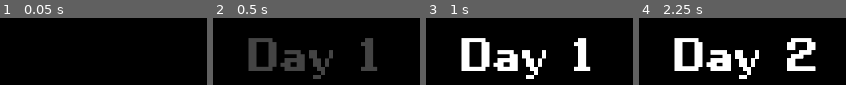
Above: before the commit, frames 1-4 (left to right).
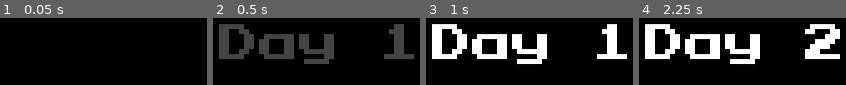
Above: after the commit, the same moments.

Repository: Furryous-Games/Practice-Run---Nyctophobia
Game: Godot game, scene res://scenes/main.tscn
Same seed, same stepped clock (60 frames per second), same inputs: the game is played once before the commit and once after it.
Inputs:
- Up to frame 1 (0.05 s): no input
- Up to frame 2 (0.5 s): no input
- Up to frame 3 (1 s): hold Right (move_right) from 0.53 s (still down); hold E (interact) from 0.53 s (still down); tap Backspace (Interact2) at 0.6 s
- Up to frame 4 (2.25 s): release Right (move_right) at 1.28 s; release E (interact) at 1.28 s; hold Down (move_down) 1.28-2.03 s; tap E (interact) at 1.35 s; tap Tab (toggle_task_list) at 1.55, 2.1 s; hold Right (move_right) from 2.03 s (still down)

Frame 1 is identical in both runs. In frame 2, 25% of the frame differs, in the area x 2-98%, y 8-92%; in frame 3, 25%; in frame 4, 28%.

Commit message:
Developed base day progression
- Changed text font.
- Day sequence now updates room_lighting and window_emissions, and task quantity increases by 1 on days 2, 4, and 6.
- Simplified complete_task().

Diff:
--- a/Nyctophobia Game/assets/label_settings/task_lebel.tres
+++ /dev/null
@@ -1,10 +0,0 @@
-[gd_resource type="LabelSettings" load_steps=2 format=3 uid="uid://dov7nku1llp15"]
-
-[ext_resource type="FontFile" uid="uid://der5snx03t7ue" path="res://assets/label_settings/Gbboot-ALpM.ttf" id="1_nykd1"]
-
-[resource]
-line_spacing = 12.0
-font = ExtResource("1_nykd1")
-font_size = 55
-outline_size = 5
-outline_color = Color(0, 0, 0, 1)
--- /dev/null
+++ b/Nyctophobia Game/assets/label_settings/ui_text.tres
@@ -0,0 +1,7 @@
+[gd_resource type="LabelSettings" load_steps=2 format=3 uid="uid://cnk3jixgfgif7"]
+
+[ext_resource type="FontFile" uid="uid://bh5bx0xte2ujl" path="res://assets/label_settings/prstartk.ttf" id="1_pd8vi"]
+
+[resource]
+font = ExtResource("1_pd8vi")
+font_size = 8
--- a/Nyctophobia Game/scenes/main.tscn
+++ b/Nyctophobia Game/scenes/main.tscn
@@ -6,7 +6,7 @@
 [ext_resource type="Texture2D" uid="uid://eo78cblja8g0" path="res://assets/sprites/square_shader.png" id="4_85g3d"]
 [ext_resource type="Script" uid="uid://h1ty80jyu3kw" path="res://scripts/shadow_tilemap.gd" id="5_choun"]
 [ext_resource type="PackedScene" uid="uid://bn6ku55hacl74" path="res://scenes/player.tscn" id="6_ya4ey"]
-[ext_resource type="LabelSettings" uid="uid://dov7nku1llp15" path="res://assets/label_settings/task_lebel.tres" id="7_o6xl0"]
+[ext_resource type="LabelSettings" uid="uid://cnk3jixgfgif7" path="res://assets/label_settings/ui_text.tres" id="7_o6xl0"]
 
 [sub_resource type="TileSetAtlasSource" id="TileSetAtlasSource_iw1gg"]
 texture = ExtResource("2_o6xl0")
@@ -160,8 +160,8 @@
 
 [sub_resource type="StyleBoxFlat" id="StyleBoxFlat_o6xl0"]
 bg_color = Color(0.0846899, 0.0846899, 0.0846899, 0.862745)
-border_width_right = 6
-border_width_bottom = 6
+border_width_right = 2
+border_width_bottom = 2
 border_color = Color(0.359069, 0.359069, 0.359069, 0.901961)
 corner_detail = 1
 
@@ -197,33 +197,29 @@
 [node name="UI" type="CanvasLayer" parent="."]
 
 [node name="TaskPanel" type="Panel" parent="UI"]
-offset_left = -100.0
-offset_right = 429.0
-offset_bottom = 318.0
-scale = Vector2(0.17, 0.17)
+offset_left = -120.0
+offset_right = 50.0
+offset_bottom = 68.0
+scale = Vector2(0.7, 0.7)
 theme_override_styles/panel = SubResource("StyleBoxFlat_o6xl0")
 
 [node name="Heading" type="Label" parent="UI/TaskPanel"]
 layout_mode = 2
-offset_left = 12.0
-offset_top = 6.0
-offset_right = 526.0
-offset_bottom = 62.0
+offset_left = 4.0
+offset_top = 4.0
+offset_right = 44.0
+offset_bottom = 16.0
 label_settings = ExtResource("7_o6xl0")
 
 [node name="TaskListDisplay" type="VBoxContainer" parent="UI/TaskPanel"]
 layout_mode = 2
-offset_left = 12.0
-offset_top = 71.0
-offset_right = 529.0
-offset_bottom = 294.0
+offset_left = 4.0
+offset_top = 17.0
+offset_right = 167.0
+offset_bottom = 66.0
 
 [node name="AutoToggle" type="Timer" parent="UI"]
-wait_time = 4.0
-one_shot = true
-
-[node name="UpdateTaskList" type="Timer" parent="UI"]
-wait_time = 0.7
+wait_time = 5.0
 one_shot = true
 
 [node name="ScreenFade" type="ColorRect" parent="UI"]
@@ -234,13 +230,12 @@
 [node name="Day" type="Label" parent="UI/ScreenFade"]
 self_modulate = Color(1, 1, 1, 0)
 layout_mode = 0
-offset_left = 97.0
-offset_top = 81.0
-offset_right = 194.0
-offset_bottom = 137.0
-scale = Vector2(0.3, 0.3)
+offset_left = 88.0
+offset_top = 80.0
+offset_right = 118.0
+offset_bottom = 96.0
+scale = Vector2(1.5, 1.5)
 label_settings = ExtResource("7_o6xl0")
 
 [connection signal="timeout" from="SequenceTimer" to="." method="_on_sequence_timeout"]
 [connection signal="timeout" from="UI/AutoToggle" to="." method="_on_auto_toggle_timeout"]
-[connection signal="timeout" from="UI/UpdateTaskList" to="." method="_on_update_task_list_timeout"]
--- a/Nyctophobia Game/scripts/main_script.gd
+++ b/Nyctophobia Game/scripts/main_script.gd
@@ -53,30 +53,29 @@
 
 # All tasks and their information
 const TASK_LIBRARY := {
-	#"Make Bed": {"Weight": 1, "Abnormality": 0, "type": "bed"},
 	"Water Plants": {"Weight": 1, "Abnormality": 0},
 	"Make Food": {"Weight": 1, "Abnormality": 0},
 	"Wash Dishes": {"Weight": 1, "Abnormality": 0},
 	"Organize Bookshelf": {"Weight": 1, "Abnormality": 0},
+	#"Task 1": {"Weight": 1, "Abnormality": 0},
+	#"Task 2": {"Weight": 1, "Abnormality": 0},
+	#"Task 3": {"Weight": 1, "Abnormality": 0},
 }
 
 # Timer wait times
 const TIMER := {
-	"toggle_on": 1,
-	"toggle_off": 5,
-	"toggle_tween": 0.4,
-	"fade_in_tween": 1,
-	"fade_out": 1.5,
-	"fade_out_l": 2,
+	&"toggle_on": 1,
+	&"toggle_tween": 0.4,
+	&"fade_in_tween": 1,
+	&"fade_out": 1.5,
+	&"fade_out_l": 2,
 }
 
 # Master grid for information about the house
 var house_grid: Array = []
 var curr_room := Vector2i(0, 0)
 
-# Holds information regarding the default room lighting
-
-# 1-6, Bright -> Dark
+# Holds information regarding the default room lighting; 1-6, Bright -> Dark
 var room_lighting: int = 6 # 6
 var window_emission: int = 1 # 1
 var lamp_emission: int = 2 # 2
@@ -88,22 +87,19 @@
 var day: int = 0
 # What tasks are added to the selection pool according to their abnormality
 var abnormality_level: int = 0
-
+# Animation sequences on day start
+var day_sequence: int = 0
 
 # The number of tasks each day
 var task_quantity: int = 4
-# The daily tasks
+# The tasks assigned each day
 var task_list: Array[String]
 # Assosiates each task_node's id with their respective task
 var task_node_id: Dictionary
-# Stores the completed task for complete_task()
-var completed_task: String
-# Is the task list display is toggled on
+# Is the task list display toggled on
 var is_task_list_toggled := false
 # Can the player toggle the task list display
 var toggle_lock := false
-# Animation sequences on day start
-var day_sequence: int = 0
 
 @onready var room_tilemap: TileMapLayer = $"TileSets/RoomTileMap"
 @onready var objects_tilemap: TileMapLayer = $TileSets/ObjectsTileMap
@@ -122,7 +118,6 @@
 @onready var ui_heading: Label = $UI/TaskPanel/Heading
 @onready var ui_task_list: VBoxContainer = $UI/TaskPanel/TaskListDisplay
 @onready var auto_toggle: Timer = $UI/AutoToggle
-@onready var update_task_list: Timer = $UI/UpdateTaskList
 
 
 # Called when the node enters the scene tree for the first time.
@@ -196,9 +191,13 @@
 
 							break
 
-	shadow_tilemap.update_shadows()
-
 	ui_screen_fade.visible = true
+
+	# To skip the opening sequence:
+	#toggle_lock = true
+	#day += 1
+	#day_sequence = 3
+
 	day_sequence = 1
 	new_day_sequence()
 
@@ -214,58 +213,87 @@
 
 			var tween_fade: Tween = create_tween().set_ease(Tween.EASE_IN).set_trans(Tween.TRANS_SINE)
 			tween_fade.tween_property(ui_screen_fade, "modulate:a", 2, 1.5)
-			sequence_timer.wait_time = TIMER["fade_out"]
+			sequence_timer.wait_time = TIMER[&"fade_out"]
 			sequence_timer.start()
 
-		1: # Set day, lock manual toggling, fade text in
+		1: # Set day, lock manual toggling, text fade in, update light strength
 			toggle_lock = true
 			day += 1
-			ui_day.text = "Day   " + str(day)
+			ui_day.text = "Day " + str(day)
 			var tween_text_fade: Tween = create_tween().set_ease(Tween.EASE_IN).set_trans(Tween.TRANS_SINE)
 			tween_text_fade.tween_property(ui_day, "self_modulate:a", 2, 1.5)
-			sequence_timer.wait_time = TIMER["fade_out"]
+			sequence_timer.wait_time = TIMER[&"fade_out"]
 			sequence_timer.start()
 
-		2: # Fade text out
+			ui_task_panel.size.y = 68
+			# Adjusts the light strength according to the day
+			if day == 1:
+				if "lamp" not in highlighted_objects:
+					highlighted_objects.append("lamp")
+				room_lighting = 5
+				window_emission = 1
+				task_quantity = 4
+				abnormality_level = 0
+			elif day >= 7:
+				room_lighting = 6
+				window_emission = 6
+				highlighted_objects.clear()
+				if task_quantity < TASK_LIBRARY.size():
+					task_quantity += 1
+					ui_task_panel.size.y += 10
+			else:
+				room_lighting = 6
+				window_emission = day - 1
+				# Increase the number of tasks by 1 on days 2, 4, and 6
+				#if day in [2, 4, 6]:
+					#task_quantity += 1
+					#ui_task_panel.size.y += 10
+				#elif day == 5:
+					#abnormality_level = 1
+
+			shadow_tilemap.update_shadows()
+
+		2: # Text fade out
 			var tween_text_fade: Tween = create_tween().set_ease(Tween.EASE_IN).set_trans(Tween.TRANS_SINE)
 			tween_text_fade.tween_property(ui_day, "self_modulate:a", 0, 2)
-			sequence_timer.wait_time = TIMER["fade_out_l"]
+			sequence_timer.wait_time = TIMER[&"fade_out_l"]
 			sequence_timer.start()
 
 		3: # Set task list, screen fade in
-			ui_heading.text = "Day " + str(day) + ", TASKS:"
+			ui_heading.text = "DAY " + str(day) + ", TASKS:"
 			add_tasks(true)
 
 			var tween_fade: Tween = create_tween().set_ease(Tween.EASE_IN_OUT).set_trans(Tween.TRANS_SINE)
 			tween_fade.tween_property(ui_screen_fade, "modulate:a", 0, 1.5)
-			sequence_timer.wait_time = TIMER["fade_in_tween"]
+			sequence_timer.wait_time = TIMER[&"fade_in_tween"]
 			sequence_timer.start()
 
 		4: # Start auto-toggle-on timer, enables player movement
 			player.can_move = true
-			sequence_timer.wait_time = TIMER["toggle_on"]
+			sequence_timer.wait_time = TIMER[&"toggle_on"]
 			sequence_timer.start()
 
-		5: # Auto-open task list, start auto-toggle-off timer
-			toggle_task_list()
-			sequence_timer.wait_time = TIMER["toggle_off"]
-			sequence_timer.start()
-
-		6: # Auto-close task list and unlock manual toggling
+		5: # Auto-open task list, unlock manual toggling, start auto-toggle-off timer
 			toggle_task_list()
 			toggle_lock = false
-
-		7: # End-of-day task list
+			auto_toggle.start()
+
+		6: # End of day tasks
+			ui_task_panel.size.y = 43
+			add_tasks(false)
 			toggle_task_list()
 			toggle_lock = false
-
-
+			auto_toggle.start()
+
+
+# Adds tasks to the task list (randomized)
 func add_tasks(day_start: bool) -> void:
 	task_list.clear()
 	task_node_id.clear()
 
+	# Tasks to be completed during the day
 	if day_start:
-		# Adds an additional copy of a task to the selection list according to their Weight values, increasing their odds of selection
+		# Adds an additional copy of a task to the selection list according to their Weight value
 		# Filters out tasks whose Abnormality is higher than the abnormality_level
 		var weighted_task_list: Array
 		for task_key in TASK_LIBRARY.keys().filter(func(is_abnormal): return TASK_LIBRARY[is_abnormal]["Abnormality"] <= abnormality_level):
@@ -276,6 +304,7 @@
 		for i in task_quantity:
 			task_list.append(weighted_task_list.filter(func(is_repeat): return is_repeat not in task_list).pick_random())
 
+	# Tasks to end the day
 	else:
 		task_list.append_array(["Turn On TV", "Go To Bed"])
 
@@ -283,13 +312,10 @@
 	if ui_task_list.get_child_count() < (task_quantity if day_start else task_list.size()):
 		for i in (task_quantity if day_start else task_list.size()) - ui_task_list.get_child_count():
 			var task_node := Label.new()
-			task_node.label_settings = preload("res://assets/label_settings/task_lebel.tres")
+			task_node.label_settings = preload("res://assets/label_settings/ui_text.tres")
 			ui_task_list.add_child(task_node)
+			task_node.text = "* " + task_list[i]
 			task_node_id[task_list[i]] = task_node
-
-	# Assigns task name to each task node
-	for task in task_list.size():
-		ui_task_list.get_child(task).text = "- " + task_list[task]
 
 
 # Handles input unrelated to the player character.
@@ -302,30 +328,39 @@
 			if auto_toggle:
 				auto_toggle.stop()
 
-	# TEST
-	# Advances the day [Backspace, X]
+	# TEST Advances the day [Backspace, X]
 	if Input.is_action_just_pressed(&"Interact2"):
+		# Clears the task list
+		for i in ui_task_list.get_child_count():
+			ui_task_list.get_child(0).free()
 		day_sequence = 0
 		new_day_sequence()
 
 
+# Clears the task after completion
 func complete_task(complete: String) -> void:
-	toggle_lock = true
-	completed_task = complete
-
-	if is_task_list_toggled:
+	task_list.erase(complete)
+	task_node_id[complete].free()
+	task_node_id.erase(complete)
+
+	# if task_list is empty add the end-of-day tasks
+	if task_list.is_empty():
+		toggle_lock = true
+		if is_task_list_toggled:
+			toggle_task_list()
+
+		sequence_timer.wait_time = TIMER["fade_out"]
+		sequence_timer.start()
+
+	elif not is_task_list_toggled:
 		toggle_task_list()
-		update_task_list.wait_time = 0.6
-	else:
-		update_task_list.wait_time = 0.1
-	auto_toggle.start()
-	update_task_list.start()
+		auto_toggle.start()
 
 
 # Toggles the task list
 func toggle_task_list() -> void:
 	var tween_panel: Tween = create_tween().set_ease(Tween.EASE_IN if is_task_list_toggled else Tween.EASE_OUT).set_trans(Tween.TRANS_CIRC)
-	tween_panel.tween_property(ui_task_panel, "position:x", -100 if is_task_list_toggled else 0, 0.4)
+	tween_panel.tween_property(ui_task_panel, "position:x", -120 if is_task_list_toggled else 0, 0.4)
 	is_task_list_toggled = not is_task_list_toggled
 
 
@@ -401,23 +436,7 @@
 	new_day_sequence()
 
 
-# Updates the task list after task completion
-func _on_update_task_list_timeout() -> void:
-	task_list.erase(completed_task)
-	task_node_id[completed_task].free()
-	task_node_id.erase(completed_task)
-
-	if task_list.is_empty():
-		add_tasks(false)
-		sequence_timer.wait_time = TIMER["toggle_on"]
-		sequence_timer.start()
-
-	else:
-		toggle_task_list()
-		toggle_lock = false
-
-
-# Auto matically detoggles the auto toggle
+# Automatically detoggles the auto toggle
 func _on_auto_toggle_timeout() -> void:
 	if is_task_list_toggled:
 		toggle_task_list()
--- a/Nyctophobia Game/scripts/object_classes.gd
+++ b/Nyctophobia Game/scripts/object_classes.gd
@@ -1,4 +1,3 @@
-class_name Objects
 extends Node
 
 func get_object_from_furniture_type(type) -> Object:
--- a/Nyctophobia Game/scripts/player.gd
+++ b/Nyctophobia Game/scripts/player.gd
@@ -127,9 +127,6 @@
 						tile_object.interact()
 						main_script.complete_task(tile_object.type)
 
-					elif tile_object.type == "bed":
-						pass
-
 					elif tile_object.type == "lamp":
 						tile_object.interact()
 						# Updates the room's shadows
Binary file removed: Nyctophobia Game/assets/label_settings/Gbboot-ALpM.ttf
Binary file added: Nyctophobia Game/assets/label_settings/prstartk.ttf
Not shown, changed: Nyctophobia Game/assets/label_settings/prstartk.ttf.import
